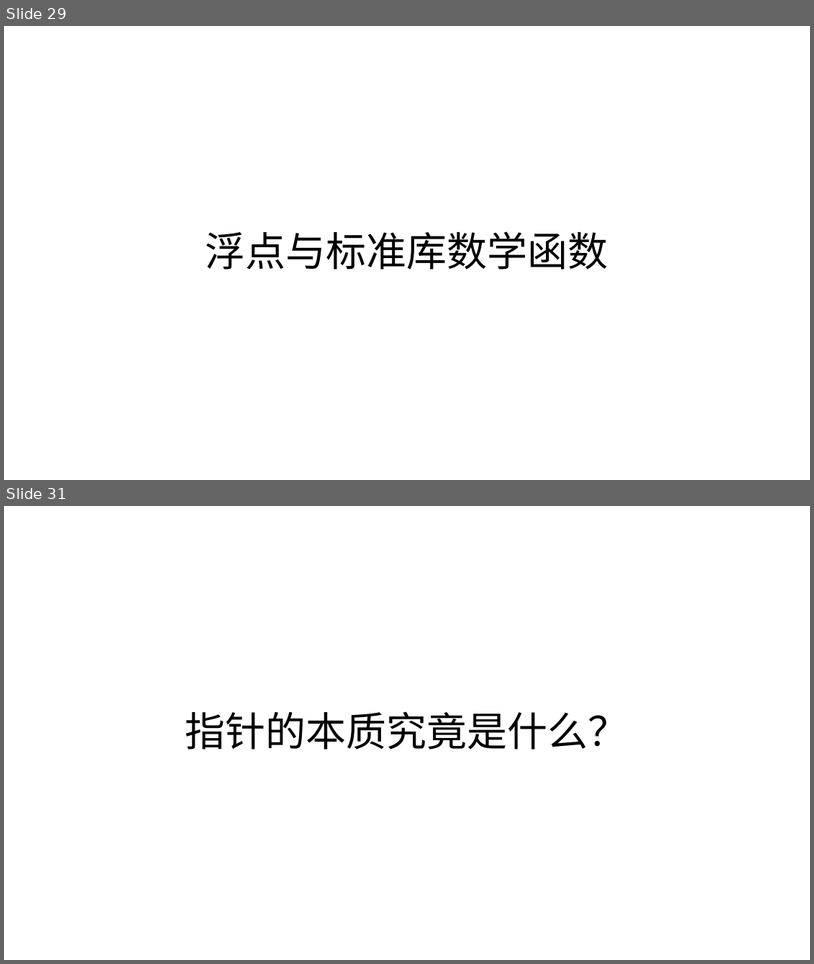
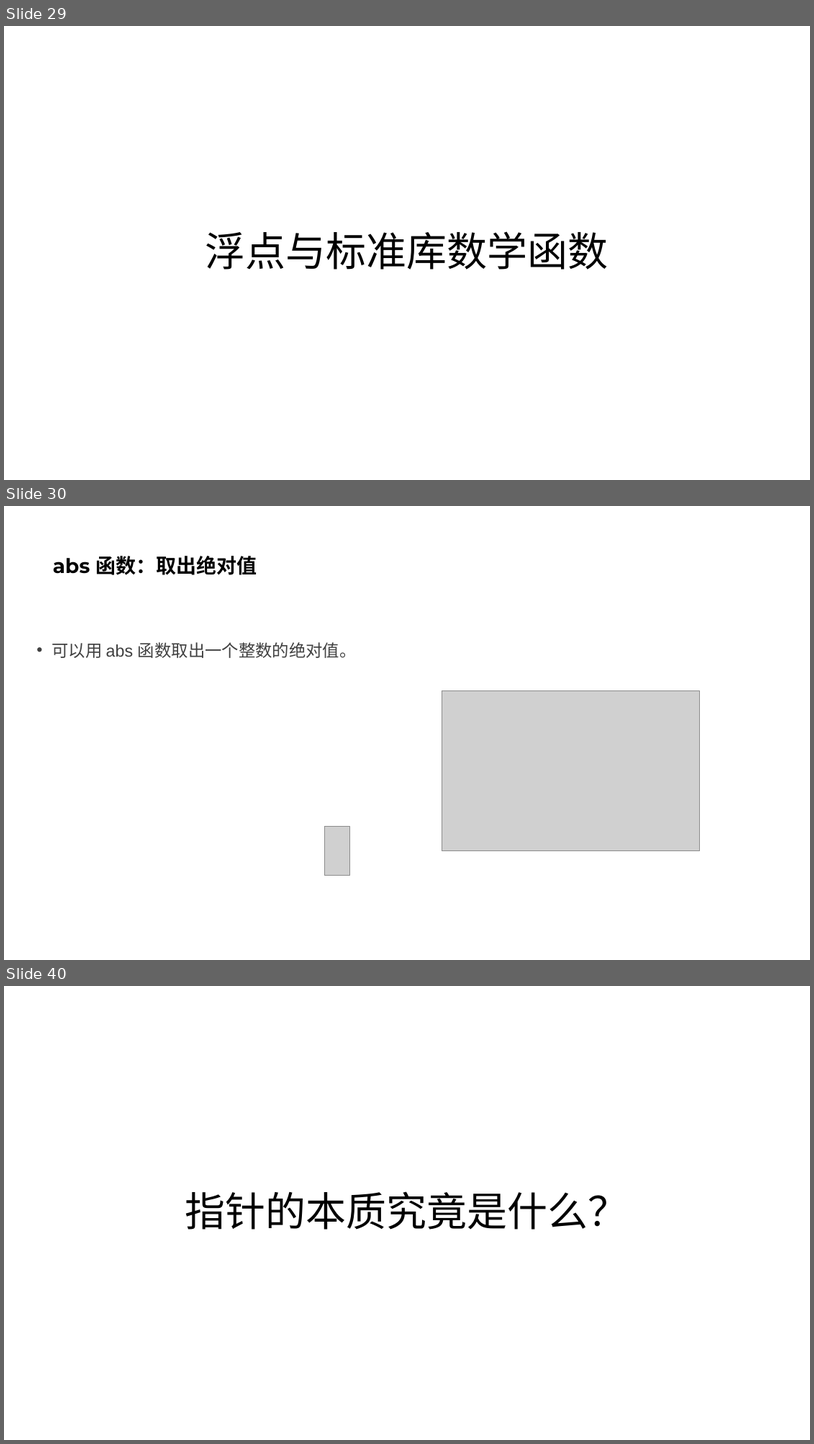
Before and after one commit to parallel101/course, a slide deck: 12/slides.pptx. Shown one above the other, each under a label of ours: slides 29 and 31 before the commit, slides 29, 30 and 40 after it; the slides between them are not shown. The pictures are 814x964 and 814x1444 pixels, drawn with LibreOffice and Linux fonts; fonts in the diff are those of the drawing; grey boxes stand for pictures. Boxes give left, top, right and bottom in pixels: in the first picture for what was removed or moved away, otherwise in the second. Text is boxed around its words. In the diff, an @@ line names an element or a change of style, - is before the commit and + after.

```diff
--- a/12/slides.pptx
+++ b/12/slides.pptx
@@ slide 30 added at (x1=4, y1=506, x2=810, y2=960), background #FFFFFF @@
@@ title added at (x1=53, y1=556, x2=257, y2=575), 24 pt, text #000000, bold @@
+abs 函数：取出绝对值
@@ text added at (x1=52, y1=642, x2=357, y2=658), 20 pt, text #404040 @@
+• 可以用 abs 函数取出一个整数的绝对值。
@@ picture added at (x1=442, y1=690, x2=700, y2=851) @@
@@ picture added at (x1=325, y1=826, x2=350, y2=875) @@
@@ what was slide 31 is now slide 40 @@
```
Also in this commit, not shown: 1 slide changed, 9 other slides added, 1 slide removed, 16 other files.
